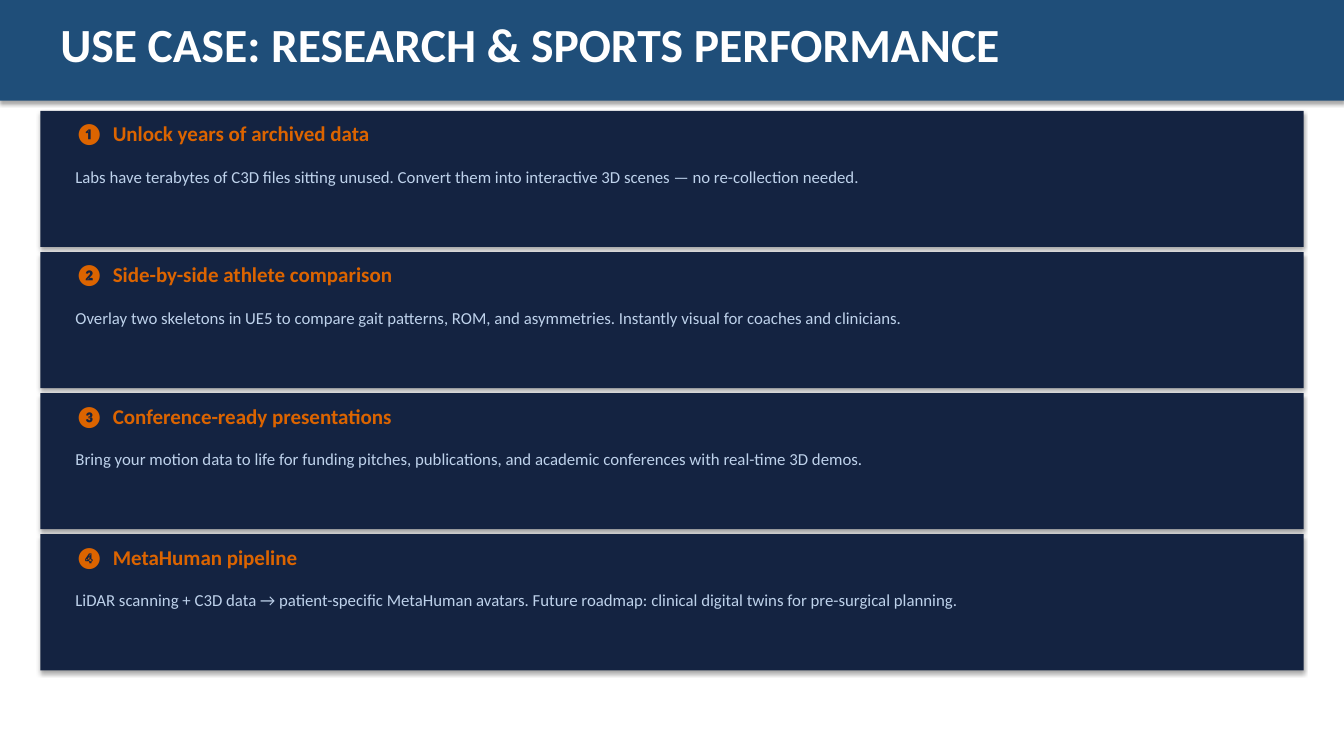
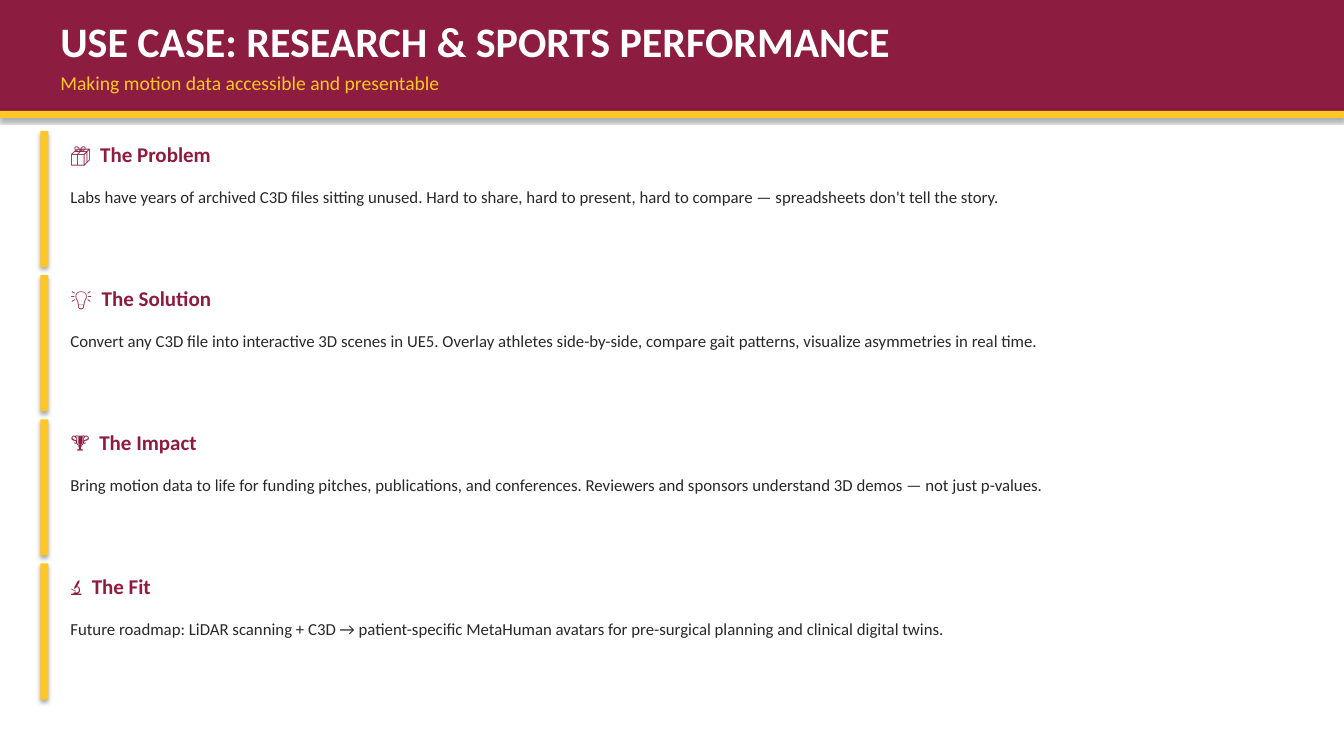
Before and after one commit to BetterCodeGoblin/portfolio, a slide deck: slide 5 of C3D-FBX-ASU-Presentation.pptx. Drawn at 1344x756 pixels with LibreOffice and Linux fonts; fonts in the diff are those of the drawing. Boxes give left, top, right and bottom in pixels: in the first picture for what was removed or moved away, otherwise in the second. Text is boxed around its words. In the diff, an @@ line names an element or a change of style, - is before the commit and + after.

Commit message:
Use-case slides: ASU brand colors (maroon header, gold accent, white bg)

```diff
--- a/C3D-FBX-ASU-Presentation.pptx
+++ b/C3D-FBX-ASU-Presentation.pptx
@@ rectangle: place and size @@
-rectangle at (0, 0, 1344, 101)
+rectangle at (0, 0, 1344, 111)
@@ rectangle at (0, 0, 1344, 111): fill #1F4E79 to #8C1D40 @@
@@ rectangle: place and size @@
-rectangle at (40, 252, 1304, 388)
+rectangle at (0, 0, 1344, 756)
@@ rectangle at (0, 0, 1344, 756): fill #142341 to #FFFFFF @@
@@ text "USE CASE: RESEARCH & SPORTS ..." at (60, 29, 890, 58): size 34 to 30 pt @@
@@ text added at (60, 76, 440, 94), 14 pt, text #FFC627 @@
+Making motion data accessible and presentable
@@ rectangle: place and size @@
-rectangle at (40, 111, 1304, 247)
+rectangle at (0, 111, 1344, 118)
@@ rectangle at (0, 111, 1344, 118): fill #142341 to #FFC627 @@
@@ rectangle added at (40, 131, 48, 267), fill #FFC627 @@
@@ text removed at (75, 124, 369, 148) @@
-❶ Unlock years of archived data
@@ text added at (100, 147, 211, 162), 15 pt, text #8C1D40, bold @@
+📦 The Problem
@@ text at (70, 191, 998, 206): text changed; text colour #BED2EB to #282828 @@
-Labs have terabytes of C3D files sitting unused. Convert them into interactive 3D scenes — no re-collection needed.
+Labs have years of archived C3D files sitting unused. Hard to share, hard to present, hard to compare — spreadsheets don't tell the story.
@@ text removed at (75, 265, 392, 286) @@
-❷ Side-by-side athlete comparison
@@ rectangle added at (40, 275, 48, 411), fill #FFC627 @@
@@ text added at (102, 291, 211, 306), 15 pt, text #8C1D40, bold @@
+💡 The Solution
@@ text at (70, 335, 1036, 350): text changed; text colour #BED2EB to #282828 @@
-Overlay two skeletons in UE5 to compare gait patterns, ROM, and asymmetries. Instantly visual for coaches and clinicians.
+Convert any C3D file into interactive 3D scenes in UE5. Overlay athletes side-by-side, compare gait patterns, visualize asymmetries in real time.
@@ rectangle removed at (40, 393, 1304, 529) @@
@@ rectangle added at (40, 419, 48, 556), fill #FFC627 @@
@@ text removed at (75, 406, 391, 430) @@
-❸ Conference-ready presentations
@@ text added at (99, 435, 196, 454), 15 pt, text #8C1D40, bold @@
+🏆 The Impact
@@ text at (70, 479, 1042, 494): text changed; text colour #BED2EB to #282828 @@
-Bring your motion data to life for funding pitches, publications, and academic conferences with real-time 3D demos.
+Bring motion data to life for funding pitches, publications, and conferences. Reviewers and sponsors understand 3D demos — not just p-values.
@@ rectangle removed at (40, 534, 1304, 670) @@
@@ rectangle added at (40, 564, 48, 700), fill #FFC627 @@
@@ text removed at (75, 547, 297, 571) @@
-❹ MetaHuman pipeline
@@ text added at (92, 579, 151, 594), 15 pt, text #8C1D40, bold @@
+🔬 The Fit
@@ text at (70, 623, 943, 638): text changed; text colour #BED2EB to #282828 @@
-LiDAR scanning + C3D data → patient-specific MetaHuman avatars. Future roadmap: clinical digital twins for pre-surgical planning.
+Future roadmap: LiDAR scanning + C3D → patient-specific MetaHuman avatars for pre-surgical planning and clinical digital twins.
```
Also in this commit, not shown: 1 slide added, 1 slide removed.
